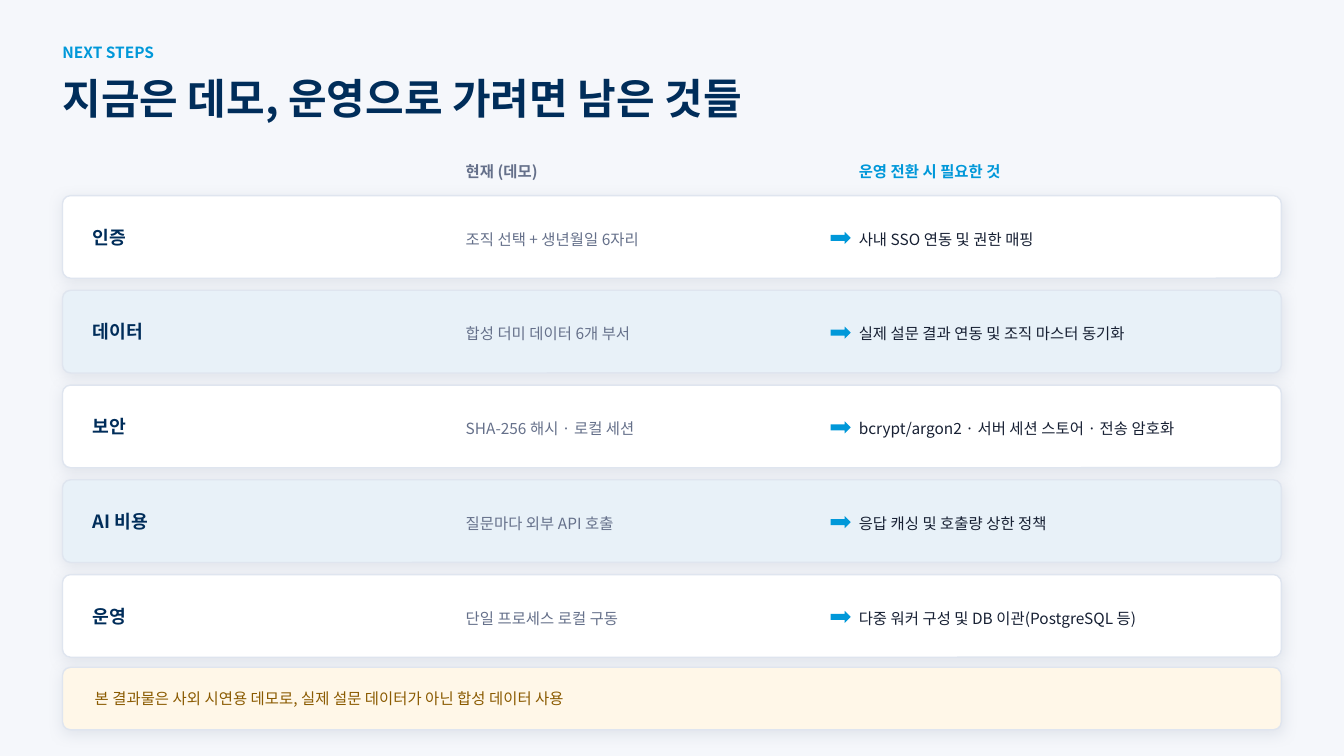
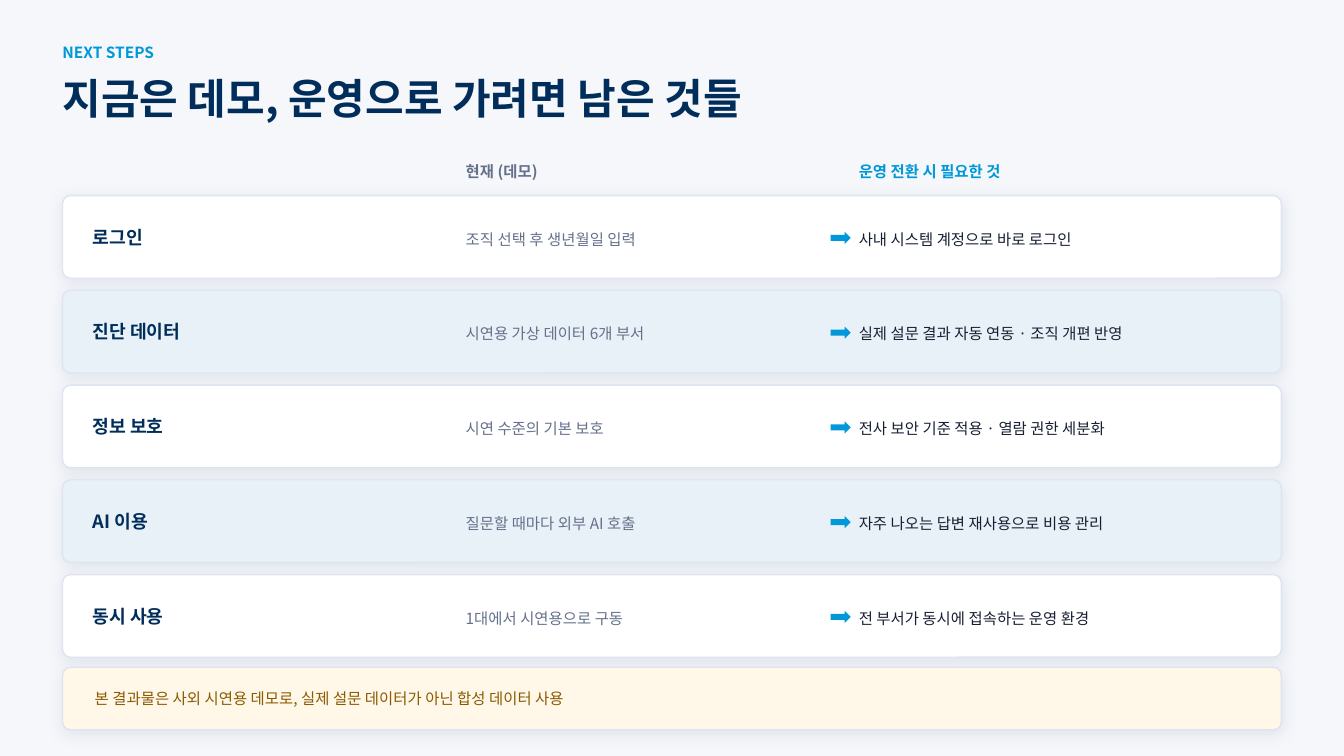
Before and after one commit to frypanegg/AI_PJT, a slide deck: slide 10 of Org_health_diag/docs/2026_조직건강도_AI_Agent_수행결과.pptx (slide 11 before the commit). Drawn at 1344x756 pixels with LibreOffice and Linux fonts; fonts in the diff are those of the drawing. Boxes give left, top, right and bottom in pixels: in the first picture for what was removed or moved away, otherwise in the second. Text is boxed around its words. In the diff, an @@ line names an element or a change of style, - is before the commit and + after.

```diff
--- a/Org_health_diag/docs/2026_조직건강도_AI_Agent_수행결과.pptx
+++ b/Org_health_diag/docs/2026_조직건강도_AI_Agent_수행결과.pptx
@@ text at [93,228,143,246]: text changed @@
-인증
+로그인
@@ text at [466,232,635,246]: text changed @@
-조직 선택 + 생년월일 6자리
+조직 선택 후 생년월일 입력
@@ text at [859,232,1072,247]: text changed @@
-사내 SSO 연동 및 권한 매핑
+사내 시스템 계정으로 바로 로그인
@@ text at [93,322,180,340]: text changed @@
-데이터
+진단 데이터
@@ text at [466,326,644,340]: text changed @@
-합성 더미 데이터 6개 부서
+시연용 가상 데이터 6개 부서
@@ text at [859,326,1122,340]: text changed @@
-실제 설문 결과 연동 및 조직 마스터 동기화
+실제 설문 결과 자동 연동 · 조직 개편 반영
@@ text at [93,417,163,435]: text changed @@
-보안
+정보 보호
@@ text at [466,421,603,435]: text changed @@
-SHA-256 해시 · 로컬 세션
+시연 수준의 기본 보호
@@ text at [859,421,1105,436]: text changed @@
-bcrypt/argon2 · 서버 세션 스토어 · 전송 암호화
+전사 보안 기준 적용 · 열람 권한 세분화
@@ text at [93,512,147,530]: text changed @@
-AI 비용
+AI 이용
@@ text at [466,516,635,530]: text changed @@
-질문마다 외부 API 호출
+질문할 때마다 외부 AI 호출
@@ text at [859,516,1103,531]: text changed @@
-응답 캐싱 및 호출량 상한 정책
+자주 나오는 답변 재사용으로 비용 관리
@@ text at [93,607,163,625]: text changed @@
-운영
+동시 사용
@@ text at [466,611,623,625]: text changed @@
-단일 프로세스 로컬 구동
+1대에서 시연용으로 구동
@@ text at [859,611,1089,626]: text changed @@
-다중 워커 구성 및 DB 이관(PostgreSQL 등)
+전 부서가 동시에 접속하는 운영 환경
```
Also in this commit, not shown: 5 other slides changed, 1 slide removed.
